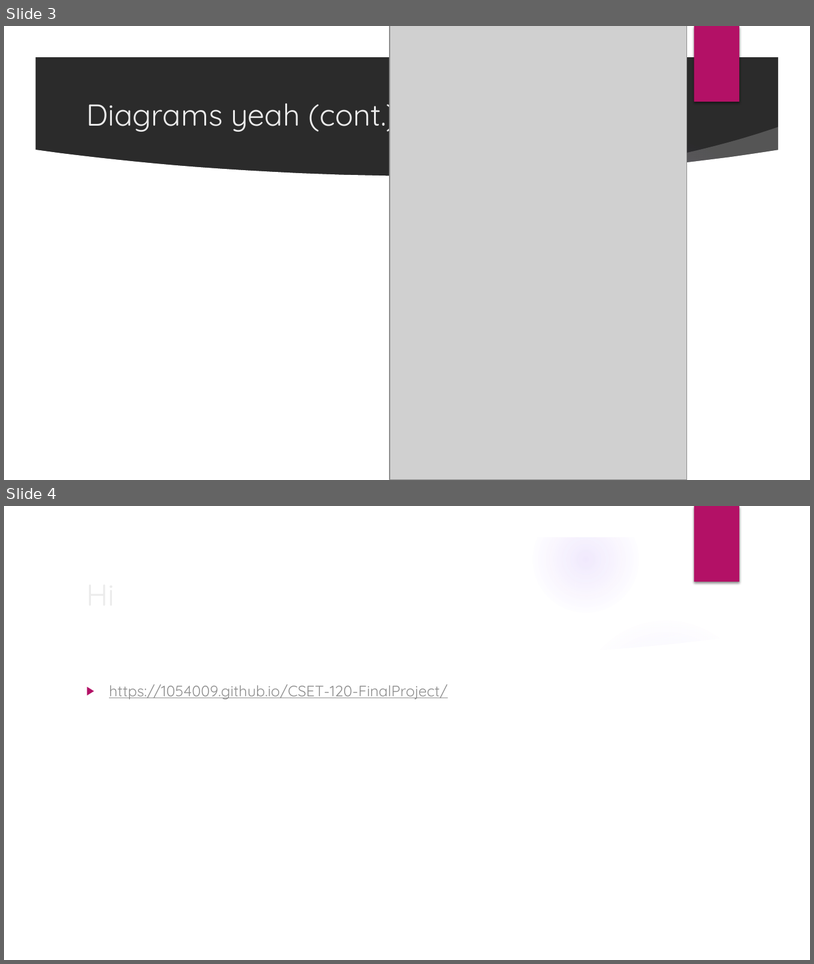
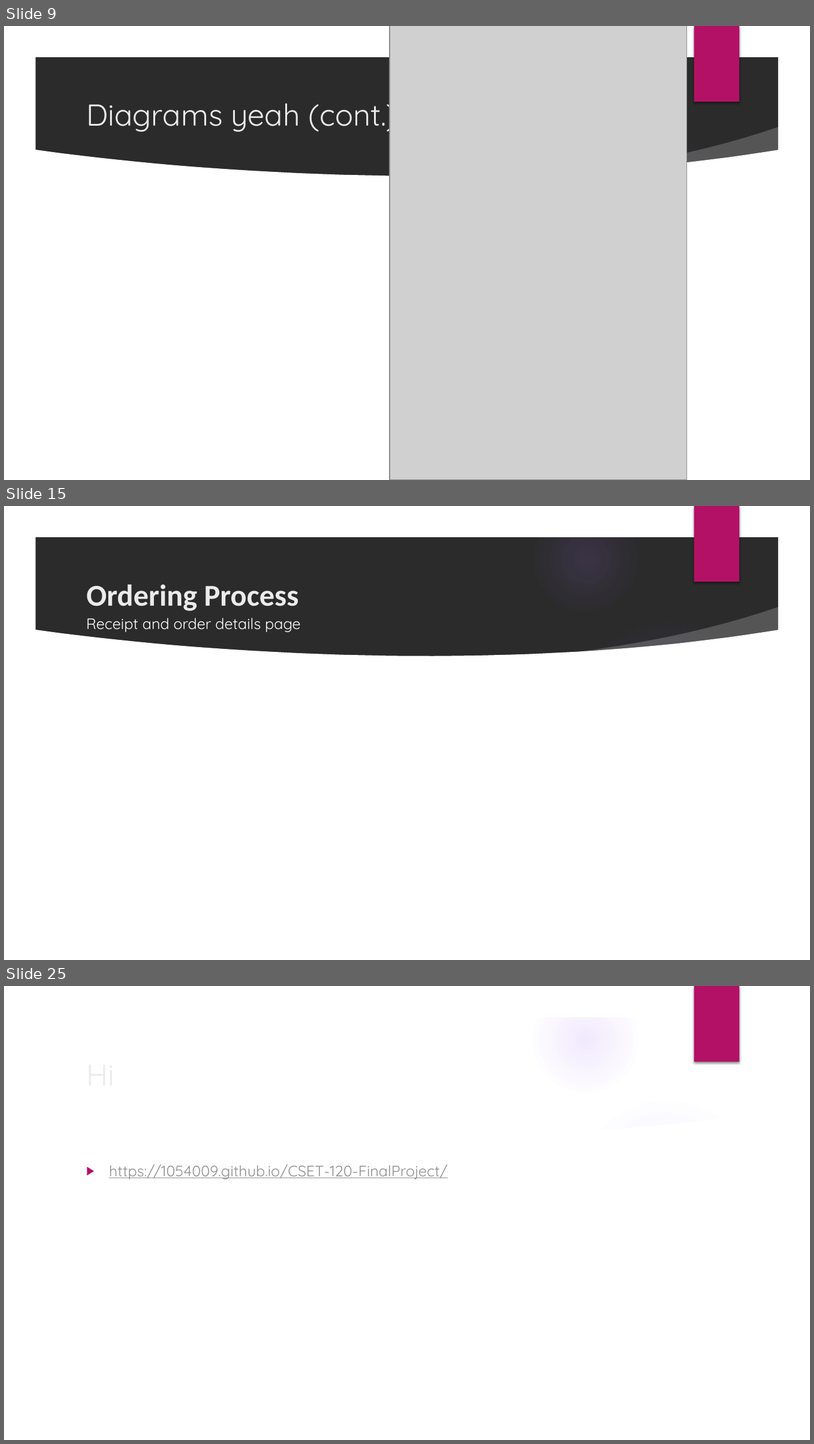
Before and after one commit to old-account-dont-use/CSET-120-FinalProject, a slide deck: docs/Presentation.pptx. Shown one above the other, each under a label of ours: slides 3 and 4 before the commit, slides 9, 15 and 25 after it; the slides between them are not shown. The pictures are 814x964 and 814x1444 pixels, drawn with LibreOffice and Linux fonts; fonts in the diff are those of the drawing; grey boxes stand for pictures; background and template pictures are left out; a plain dark background stands for a picture behind light text. Boxes give left, top, right and bottom in pixels: in the first picture for what was removed or moved away, otherwise in the second. Text is boxed around its words. In the diff, an @@ line names an element or a change of style, - is before the commit and + after.

Commit message:
Updates on payment page, receipt, manager menu, pptx
Payment page
- finished functionality and redirecting to receipt page

Receipt page
- finished

Manager menu
- set up display for items, price, and availability

PPTX
- added descriptions

```diff
--- a/docs/Presentation.pptx
+++ b/docs/Presentation.pptx
@@ slide 15 added at [4,506,810,960], background picture (left out); not listed: 9 template elements that a slide beside it also shows @@
@@ title added at [86,584,299,611], 36 pt, text #EBEBEB, bold @@
+Ordering Process
@@ text added at [86,618,300,632], 18 pt, text #FFFFFF @@
+Receipt and order details page
@@ what was slide 3 is now slide 9 @@
@@ what was slide 4 is now slide 25 @@
```
Also in this commit, not shown: 1 slide changed, 20 other slides added, 5 other files.
